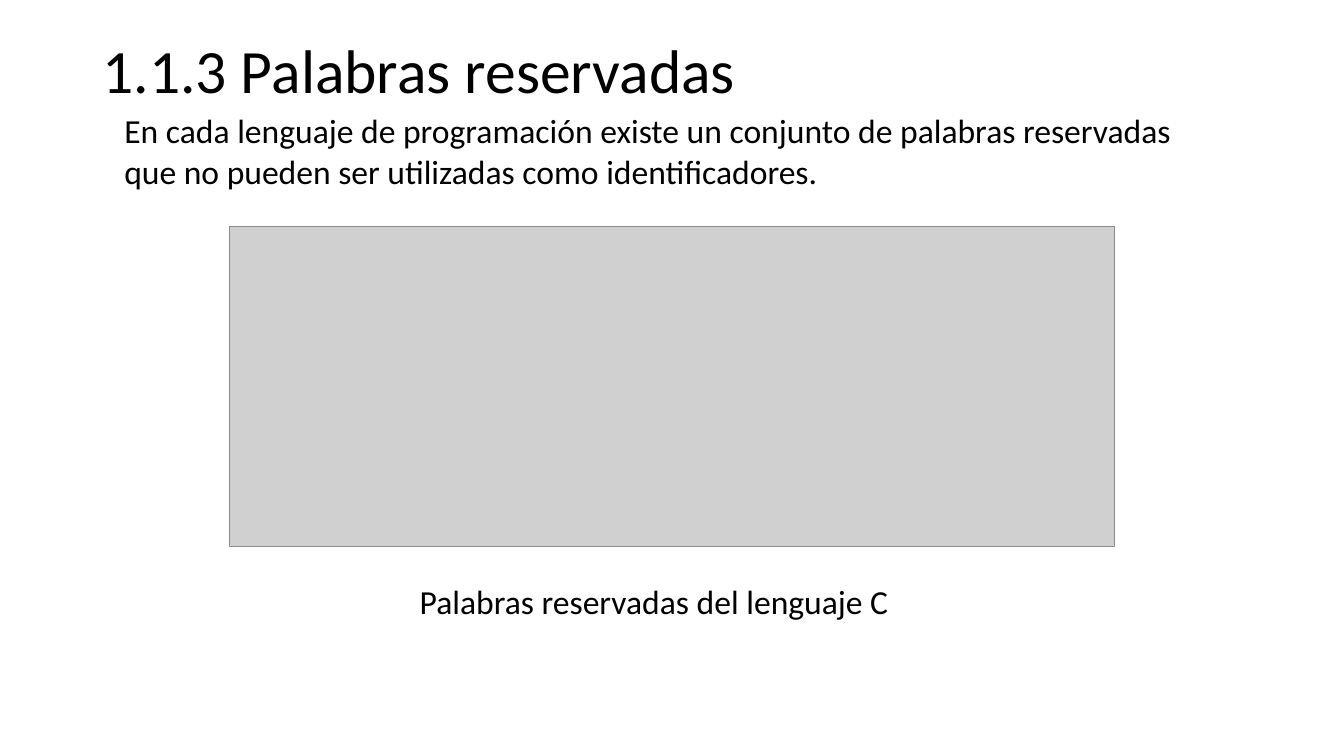
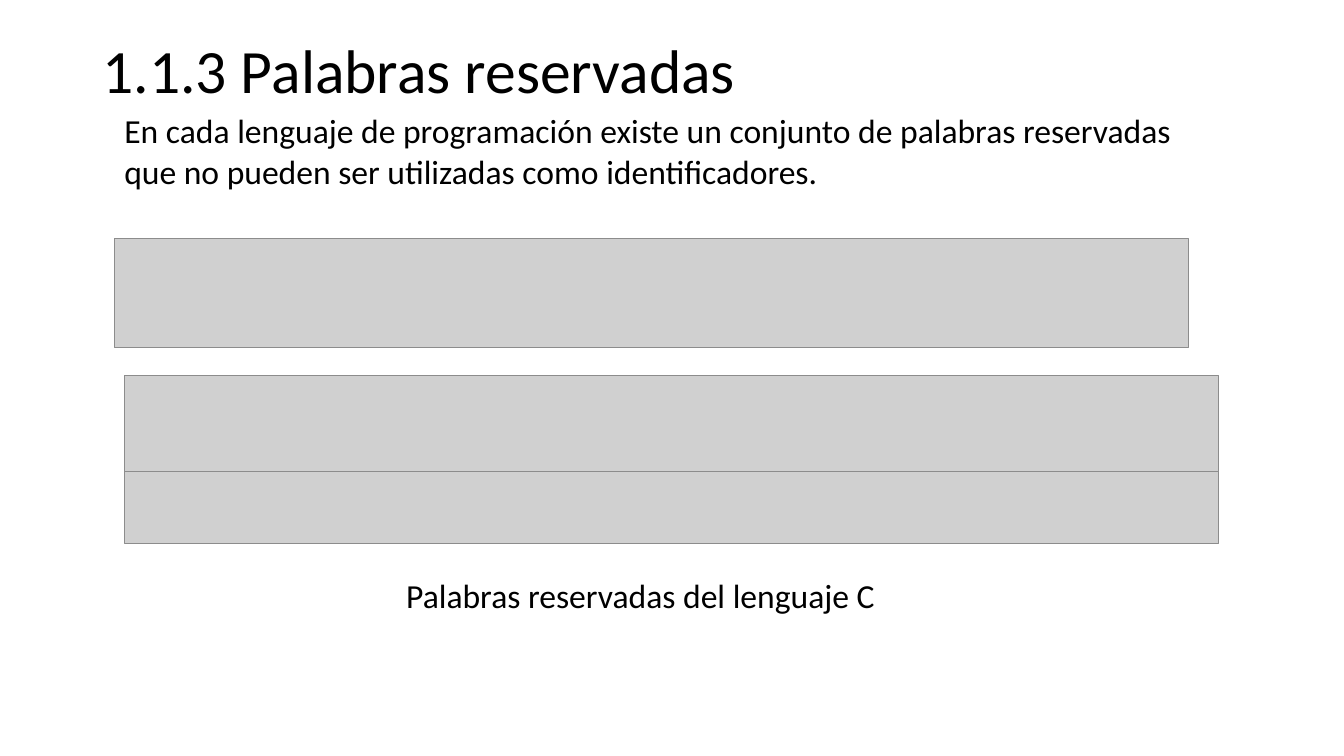
Before and after one commit to programacionestructurada/2021-2, a slide deck: slide 9 of U1_Introduccion_a_la_programacion/U1.pptx. Drawn at 1344x756 pixels with LibreOffice and Linux fonts; fonts in the diff are those of the drawing; grey boxes stand for pictures. Boxes give left, top, right and bottom in pixels: in the first picture for what was removed or moved away, otherwise in the second. Text is boxed around its words. In the diff, an @@ line names an element or a change of style, - is before the commit and + after.

```diff
--- a/U1_Introduccion_a_la_programacion/U1.pptx
+++ b/U1_Introduccion_a_la_programacion/U1.pptx
@@ picture: place and size @@
-picture at (230, 226, 1114, 546)
+picture at (114, 238, 1189, 348)
@@ picture added at (125, 376, 1219, 481) @@
@@ picture added at (125, 472, 1219, 543) @@
@@ text "Palabras reservadas del lenguaje C": place and size @@
-text "Palabras reservadas del lenguaje C" at (420, 590, 888, 620)
+text "Palabras reservadas del lenguaje C" at (406, 584, 875, 614)
```
Also in this commit, not shown: 1 other slide changed, 1 other file.
